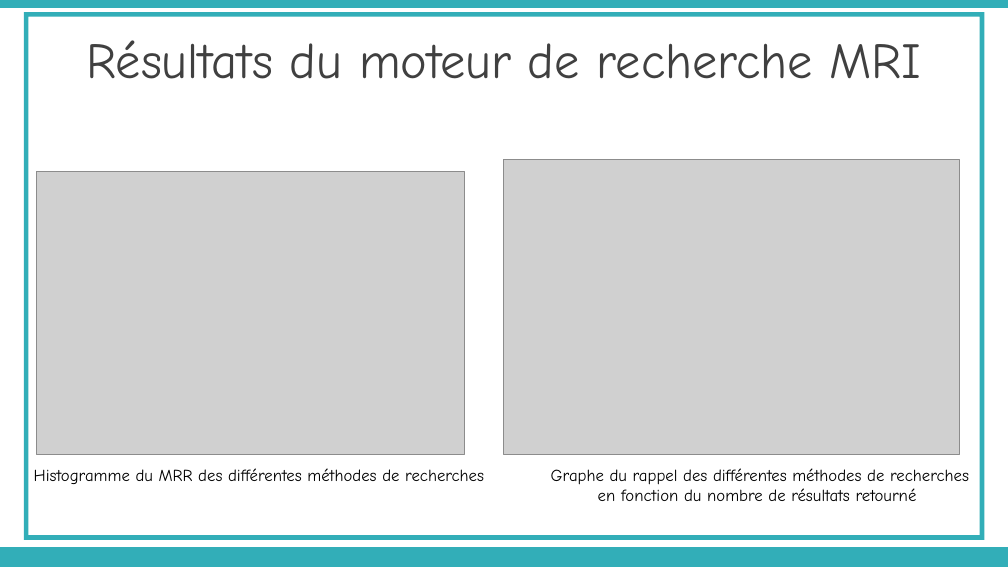
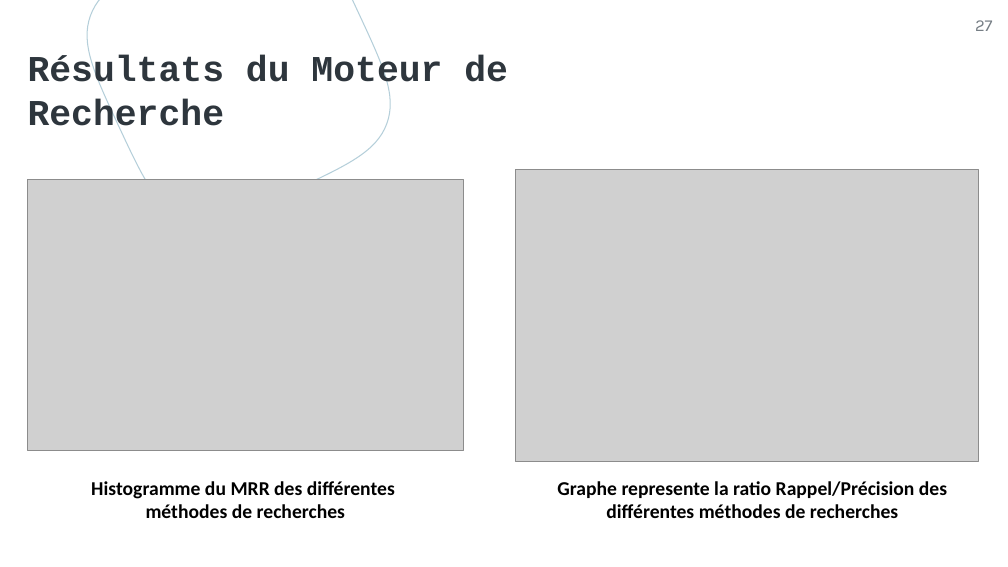
Before and after one commit to rbouadjenek/YouTaQA, a slide deck: slide 27 of Paper/présentation Soutenance Master AGABI & TIDAFI.pptx (slide 23 before the commit). Drawn at 1008x567 pixels with LibreOffice and Linux fonts; fonts in the diff are those of the drawing; grey boxes stand for pictures. Boxes give left, top, right and bottom in pixels: in the first picture for what was removed or moved away, otherwise in the second. Text is boxed around its words. In the diff, an @@ line names an element or a change of style, - is before the commit and + after.

```diff
--- a/Paper/présentation Soutenance Master AGABI & TIDAFI.pptx
+++ b/Paper/présentation Soutenance Master AGABI & TIDAFI.pptx
@@ rectangle removed at [0,0,1008,8] @@
@@ frame removed at [24,12,985,540] @@
@@ freeform shape added at [87,0,390,222], outline #B5CFDA 0.75 pt @@
@@ page number added at [975,20,993,31], 12 pt, text #767E85 @@
+27
@@ title "Résultats du Moteur de Recherche" at [28,55,508,135]: vertical alignment middle to top @@
@@ title at [28,55,508,135]: text changed; size 36 to 26 pt; font Comic Neue to Courier New; text colour #404040 to #2E363D; bold on @@
-Résultats du moteur de recherche MRI
+Résultats du Moteur de Recherche
@@ picture: place and size @@
-picture at [36,171,464,455]
+picture at [27,179,464,451]
@@ picture: place and size @@
-picture at [504,159,960,455]
+picture at [515,169,978,462]
@@ text at [91,481,395,518]: text changed; size 12 to 14 pt; font Comic Neue to Calibri; bold on @@
-Histogramme du MRR des différentes méthodes de recherches
+Histogramme du MRR des différentes
+méthodes de recherches
@@ text at [557,481,947,518]: text changed; size 12 to 14 pt; font Comic Neue to Calibri; bold on @@
-Graphe du rappel des différentes méthodes de recherches en fonction du nombre de résultats retourné
+Graphe represente la ratio Rappel/Précision des différentes méthodes de recherches
@@ rectangle removed at [0,547,1008,567] @@
```
Also in this commit, not shown: 20 other slides changed, 16 slides added, 10 slides removed, 5 other files.
